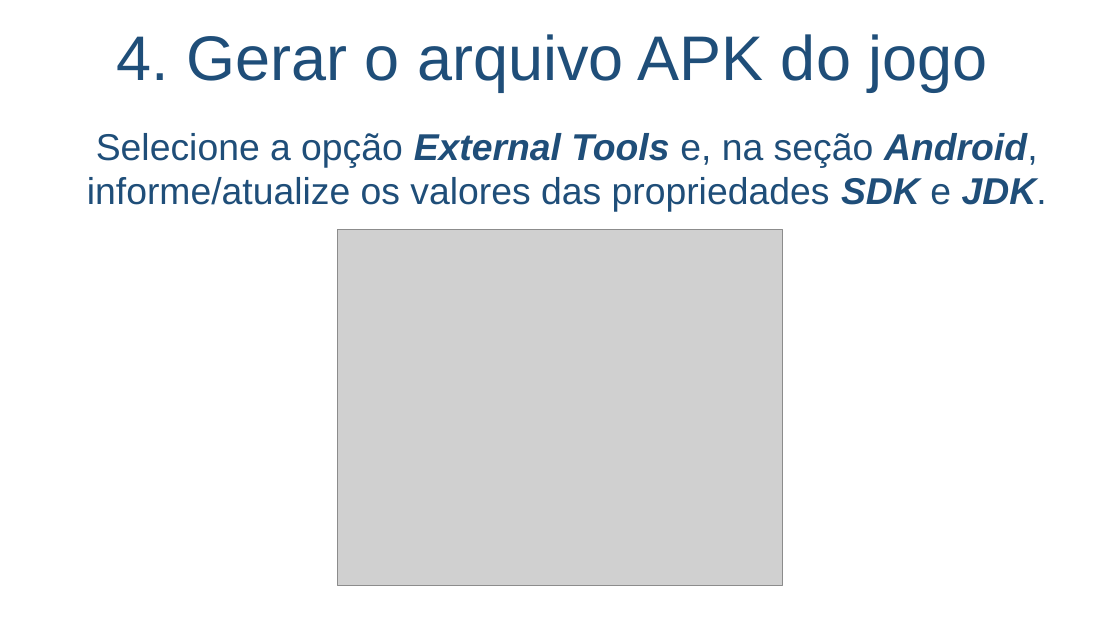
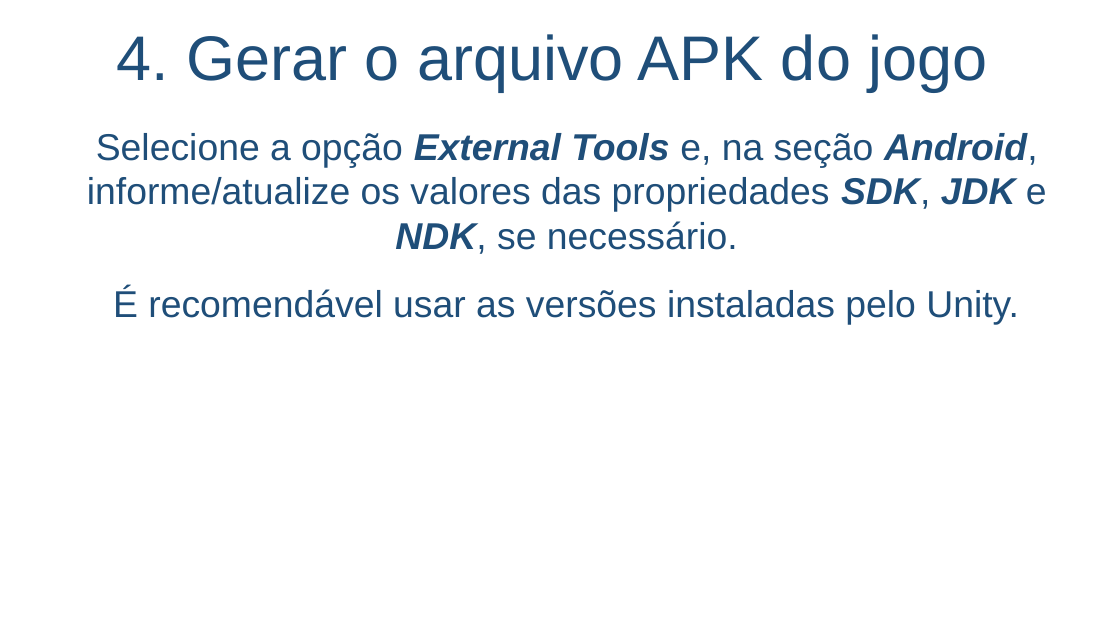
Before and after one commit to salmo-jr/public-slides, a slide deck: slide 30 of building-games-for-Android.pptx. Drawn at 1120x630 pixels with LibreOffice and Linux fonts; fonts in the diff are those of the drawing; grey boxes stand for pictures; background and template pictures are left out. Boxes give left, top, right and bottom in pixels: in the first picture for what was removed or moved away, otherwise in the second. Text is boxed around its words. In the diff, an @@ line names an element or a change of style, - is before the commit and + after.

```diff
--- a/building-games-for-Android.pptx
+++ b/building-games-for-Android.pptx
@@ text at (x1=87, y1=133, x2=1047, y2=325): text changed @@
-Selecione a opção External Tools e, na seção Android, informe/atualize os valores das propriedades SDK e JDK.
+Selecione a opção External Tools e, na seção Android, informe/atualize os valores das propriedades SDK, JDK e NDK, se necessário.
+É recomendável usar as versões instaladas pelo Unity.
@@ picture removed at (x1=337, y1=229, x2=782, y2=585) @@
```
Also in this commit, not shown: 19 other slides changed, 3 slides added, 2 slides removed.
